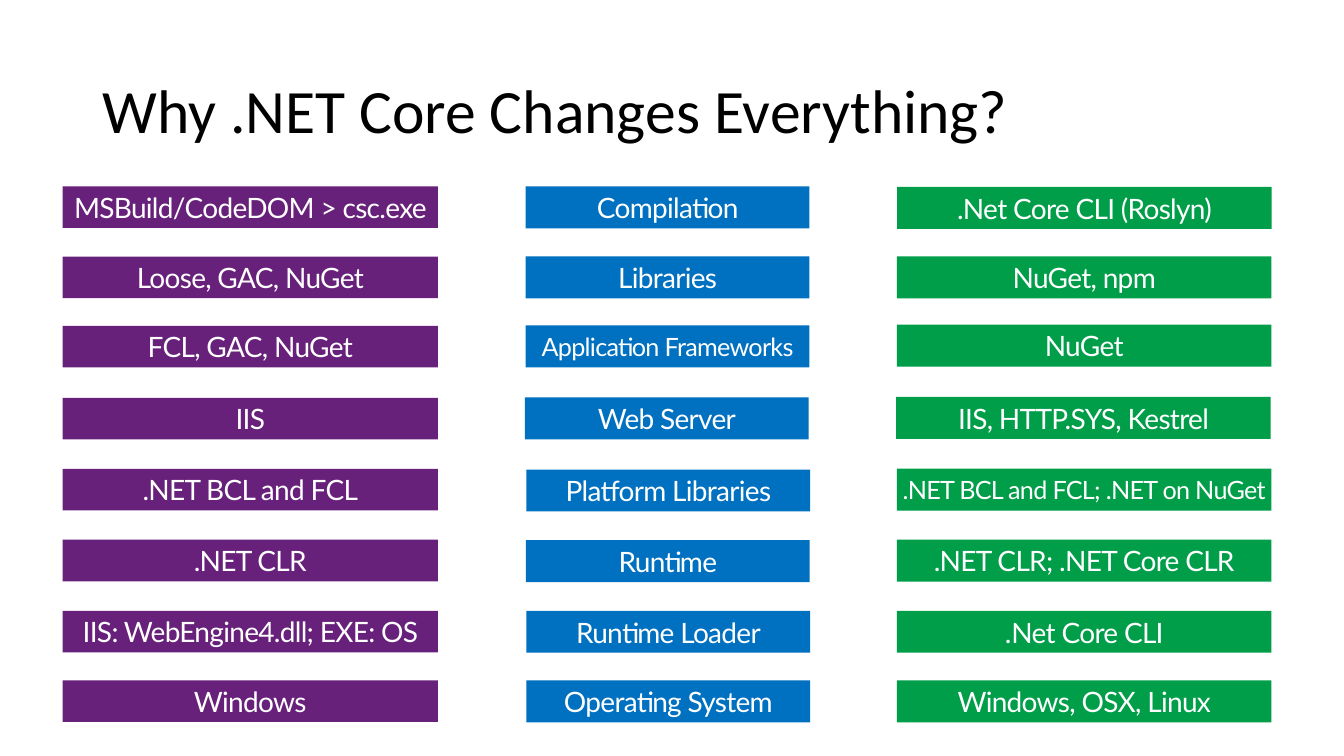
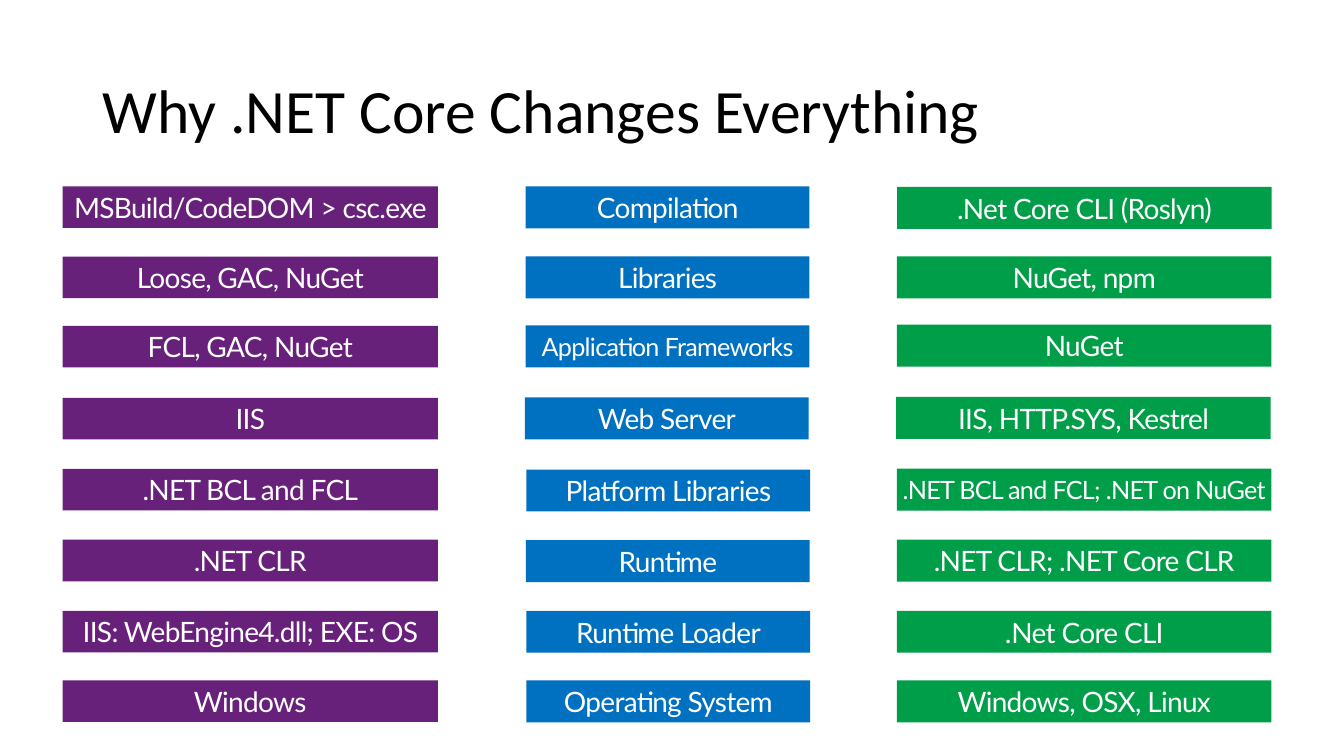
Before and after one commit to isaacrlevin/levin-talks, a slide deck: slide 3 of ASP.NETCoreDeployment/Ship It Good.pptx. Drawn at 1344x756 pixels with LibreOffice and Linux fonts; fonts in the diff are those of the drawing. Boxes give left, top, right and bottom in pixels: in the first picture for what was removed or moved away, otherwise in the second. Text is boxed around its words. In the diff, an @@ line names an element or a change of style, - is before the commit and + after.

Commit message:
updates

```diff
--- a/ASP.NETCoreDeployment/Ship It Good.pptx
+++ b/ASP.NETCoreDeployment/Ship It Good.pptx
@@ title at box(102, 90, 979, 144): text changed @@
-Why .NET Core Changes Everything?
+Why .NET Core Changes Everything
```
Also in this commit, not shown: 5 other slides changed.
